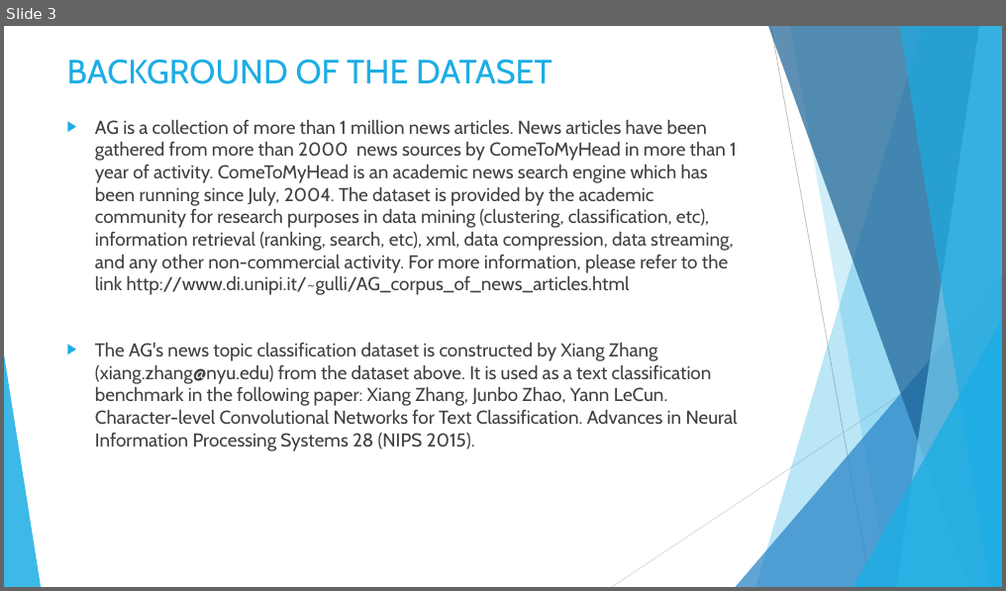
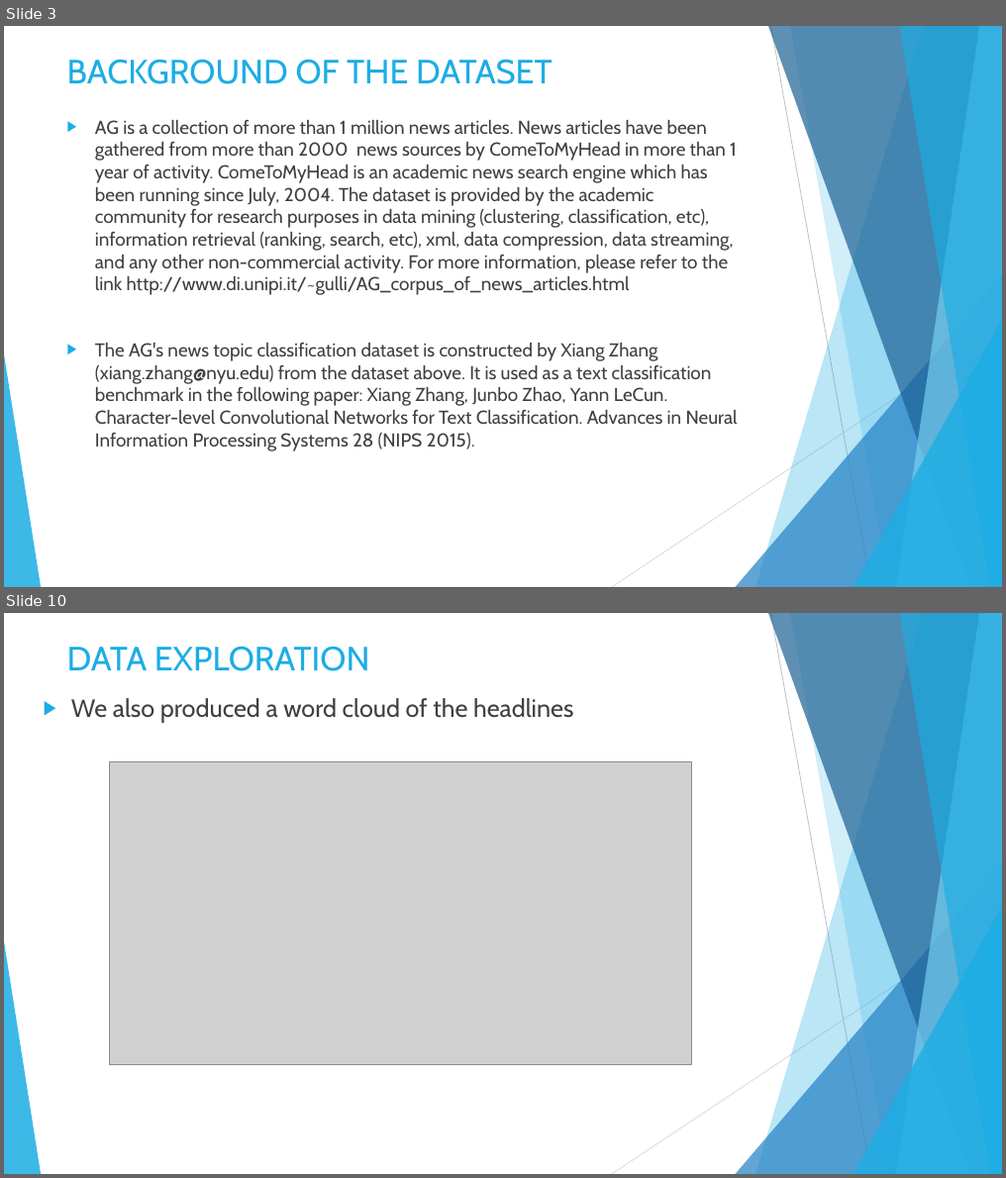
Before and after one commit to DataKnightsAI/Text-Classification-for-News-Summaries, a slide deck: CSML-1010-Group 20.pptx. Shown one above the other, each under a label of ours: slide 3 before the commit, slides 3 and 10 after it; the slides between them are not shown. The pictures are 1006x591 and 1006x1178 pixels, drawn with LibreOffice and Linux fonts; fonts in the diff are those of the drawing; grey boxes stand for pictures. Boxes give left, top, right and bottom in pixels: in the first picture for what was removed or moved away, otherwise in the second. Text is boxed around its words. In the diff, an @@ line names an element or a change of style, - is before the commit and + after.

```diff
--- a/CSML-1010-Group 20.pptx
+++ b/CSML-1010-Group 20.pptx
@@ slide 10 added at bbox=[4, 613, 1002, 1174], background #FFFFFF; not listed: 10 template elements that a slide beside it also shows @@
@@ title added at bbox=[67, 646, 370, 671], 32.4 pt, text #1CADE4 @@
+DATA EXPLORATION
@@ text added at bbox=[71, 698, 573, 723], 24 pt, text #404040 @@
+▶ We also produced a word cloud of the headlines
@@ picture added at bbox=[110, 761, 693, 1064] @@
```
Also in this commit, not shown: 1 slide changed, 7 other slides added, 6 other files.
